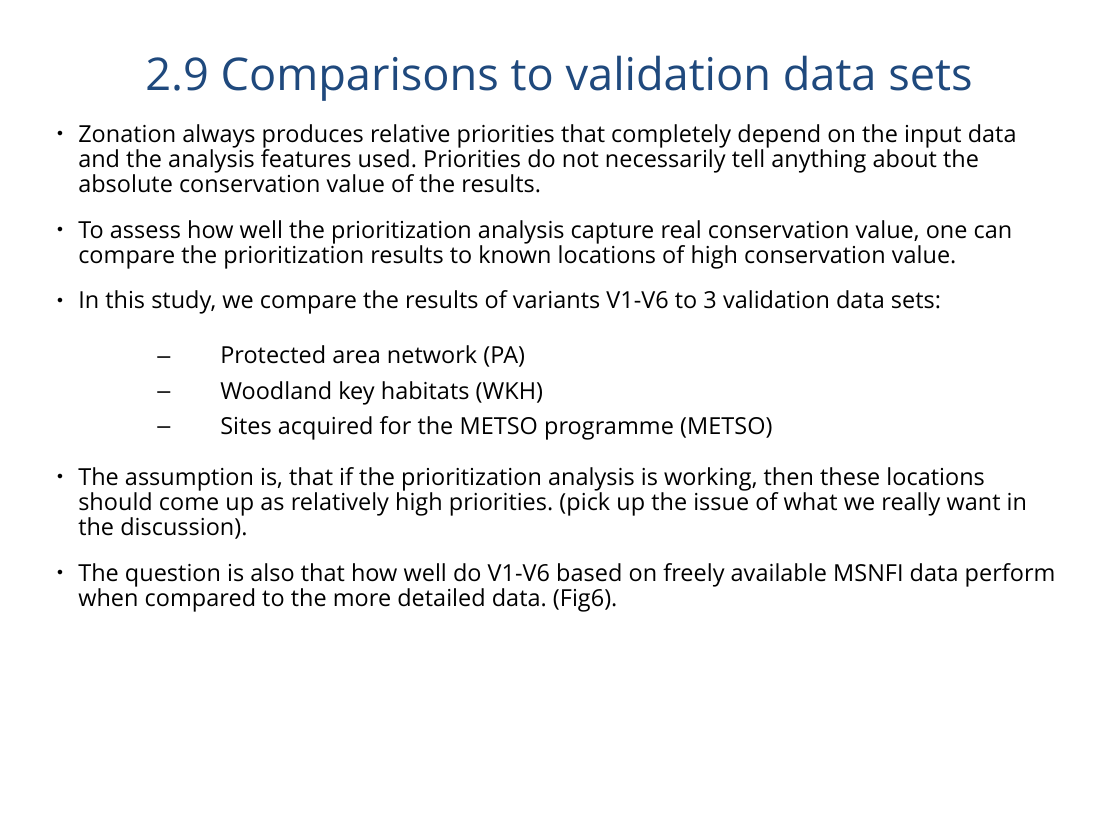
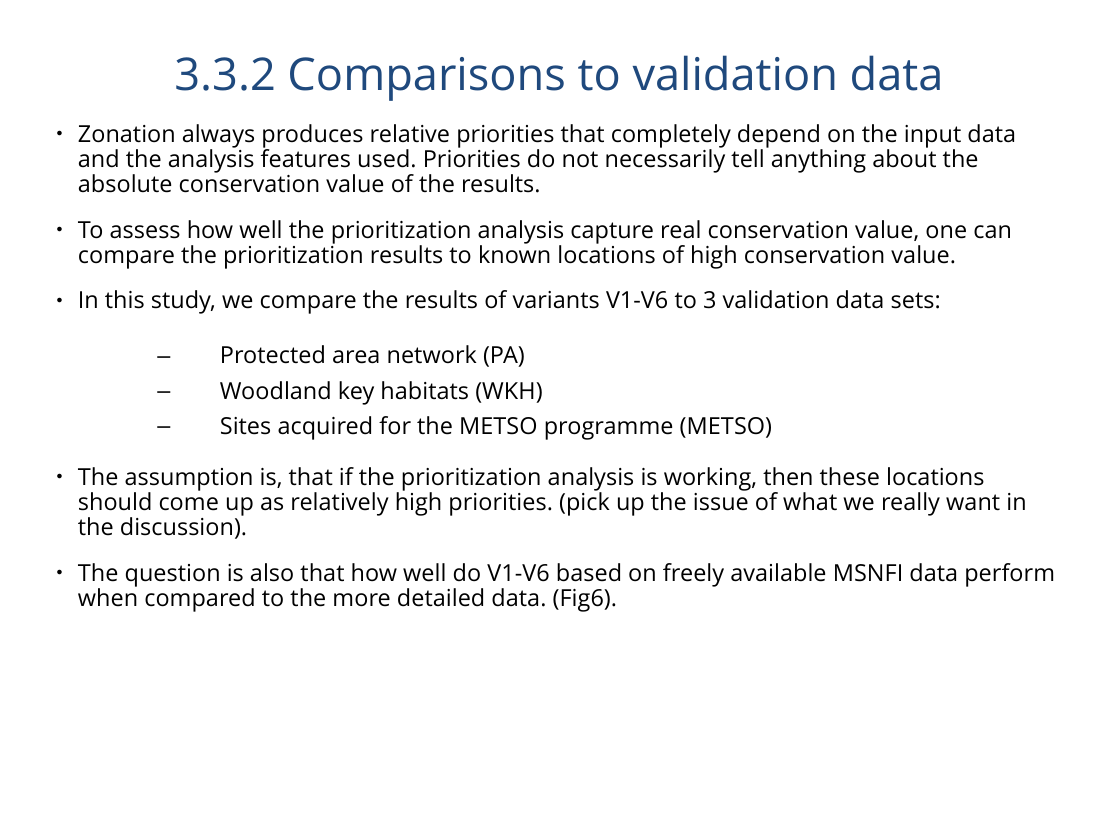
Before and after one commit to jlehtoma/validityms, a slide deck: slide 24 of reports/validity_ms_outline.ppt (slide 22 before the commit). Drawn at 1120x840 pixels with LibreOffice and Linux fonts; fonts in the diff are those of the drawing. Boxes give left, top, right and bottom in pixels: in the first picture for what was removed or moved away, otherwise in the second. Text is boxed around its words. In the diff, an @@ line names an element or a change of style, - is before the commit and + after.

```diff
--- a/reports/validity_ms_outline.ppt
+++ b/reports/validity_ms_outline.ppt
@@ title at <box>174,55,944,101</box>: text changed @@
-2.9 Comparisons to validation data sets
+3.3.2 Comparisons to validation data
@@ text at <box>220,345,772,440</box>: indent changed @@
```
Also in this commit, not shown: 18 other slides changed, 2 slides added, 1 other file.
